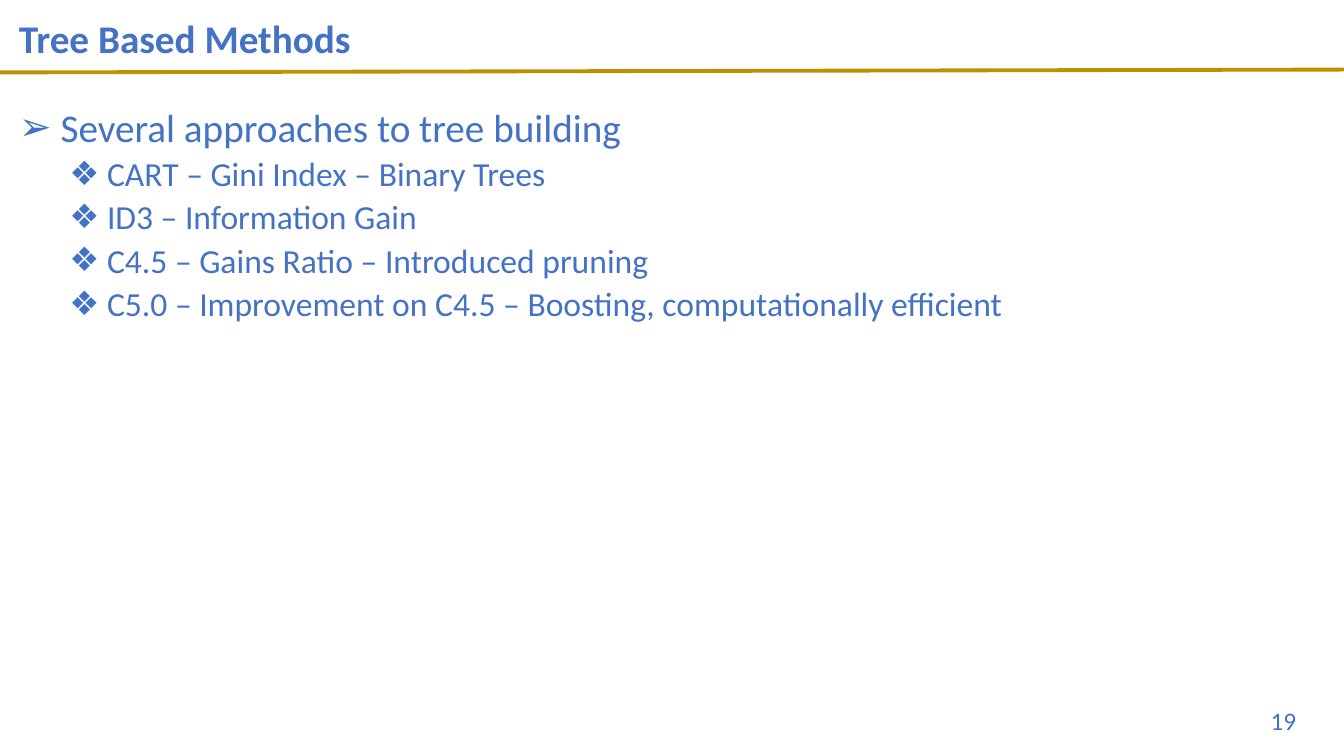
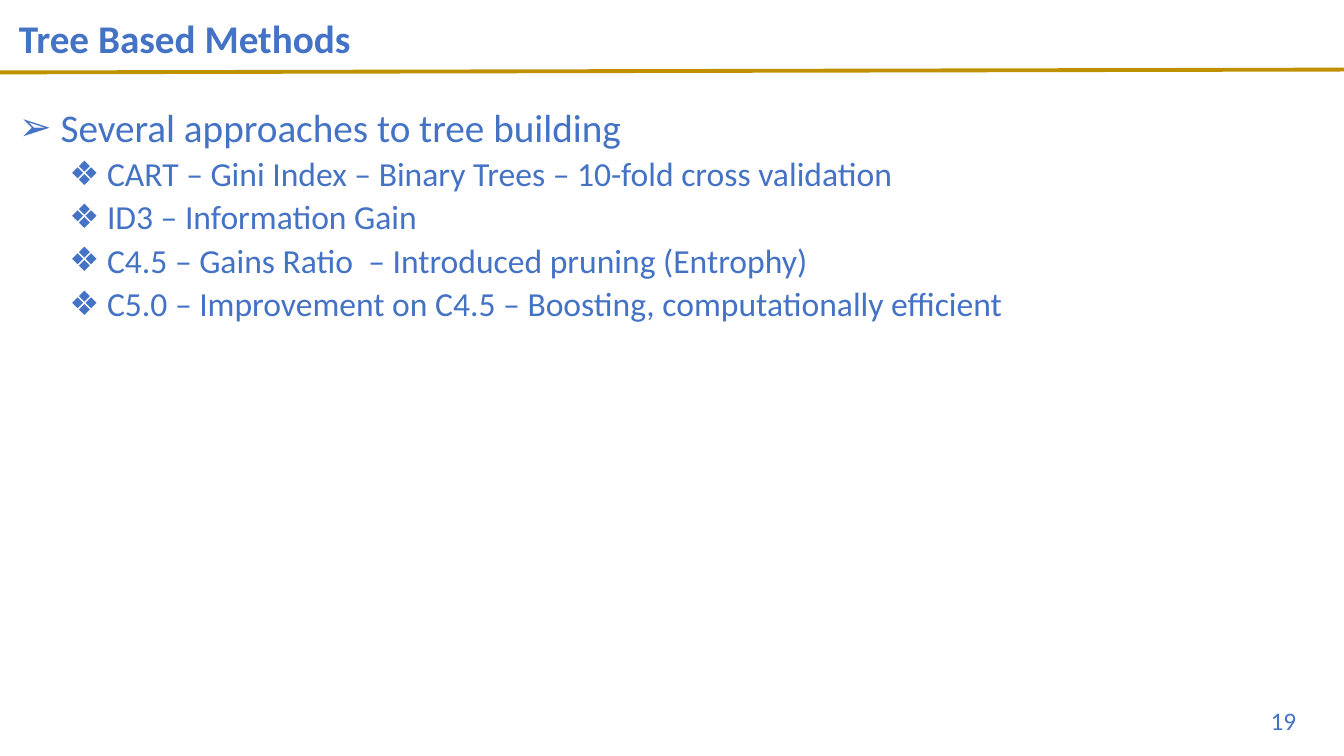
Before and after one commit to UVADS/DS-3001, a slide deck: slide 19 of 11_DT/Decision_Trees_4.28.21.pptx. Drawn at 1344x756 pixels with LibreOffice and Linux fonts; fonts in the diff are those of the drawing; background and template pictures are left out. Boxes give left, top, right and bottom in pixels: in the first picture for what was removed or moved away, otherwise in the second. Text is boxed around its words. In the diff, an @@ line names an element or a change of style, - is before the commit and + after.

```diff
--- a/11_DT/Decision_Trees_4.28.21.pptx
+++ b/11_DT/Decision_Trees_4.28.21.pptx
@@ text at (107, 162, 892, 192): text changed @@
-  ❖ CART – Gini Index – Binary Trees
+  ❖ CART – Gini Index – Binary Trees – 10-fold cross validation
@@ text at (107, 248, 807, 279): text changed @@
-  ❖ C4.5 – Gains Ratio – Introduced pruning
+  ❖ C4.5 – Gains Ratio – Introduced pruning (Entrophy)
```
Also in this commit, not shown: 3 other files.
